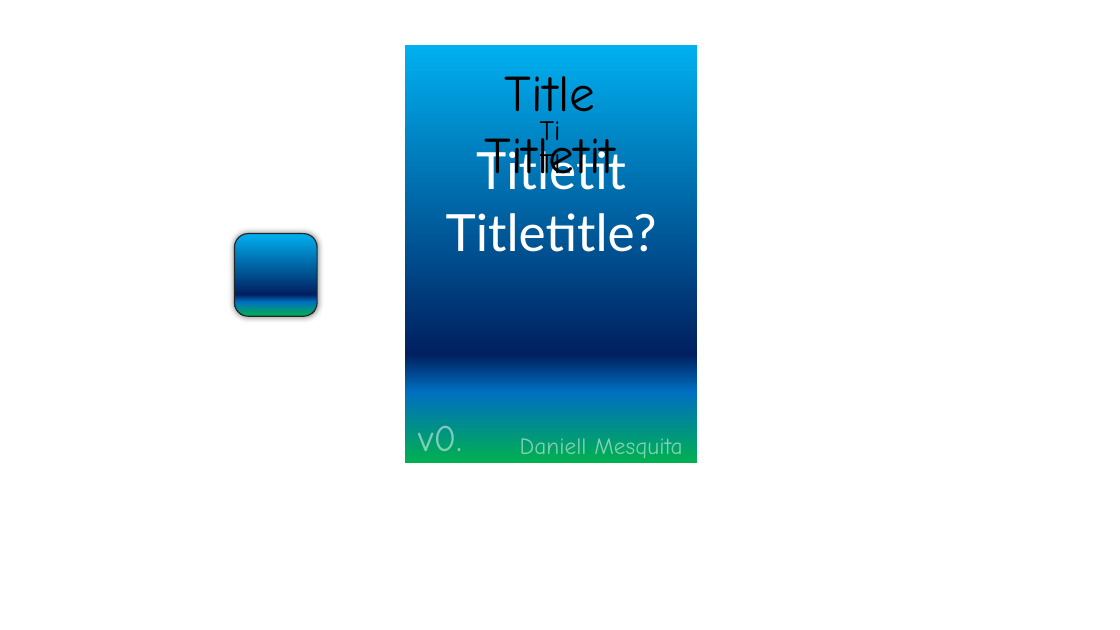
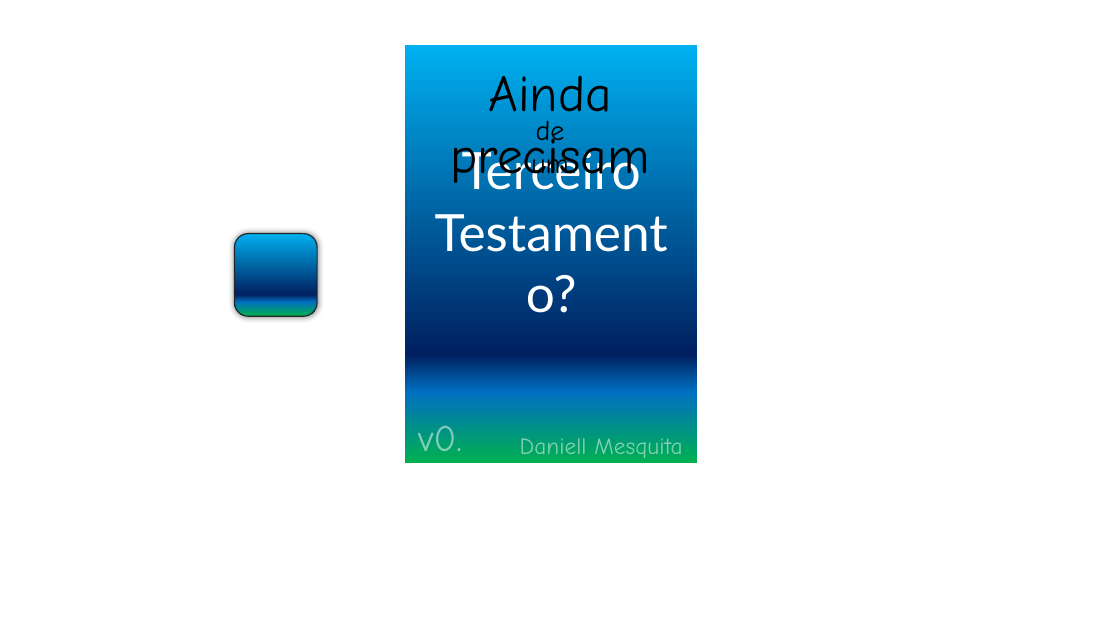
Before and after one commit to DaniellMesquita/Do-you-still-need-a-Third-Testament, a slide deck: slide 1 of Presentation.pptx. Drawn at 1120x630 pixels with LibreOffice and Linux fonts; fonts in the diff are those of the drawing. Boxes give left, top, right and bottom in pixels: in the first picture for what was removed or moved away, otherwise in the second. Text is boxed around its words. In the diff, an @@ line names an element or a change of style, - is before the commit and + after.

```diff
--- a/Presentation.pptx
+++ b/Presentation.pptx
@@ text at <box>451,76,650,189</box>: text changed @@
-Title Titletit
+Ainda precisam
@@ text at <box>462,147,641,190</box>: text changed @@
-Titletit
-Titletitle?
+Terceiro
+Testamento?
@@ text at <box>531,121,568,183</box>: text changed @@
-Ti Tl
+de um
```
Also in this commit, not shown: 2 other files.
